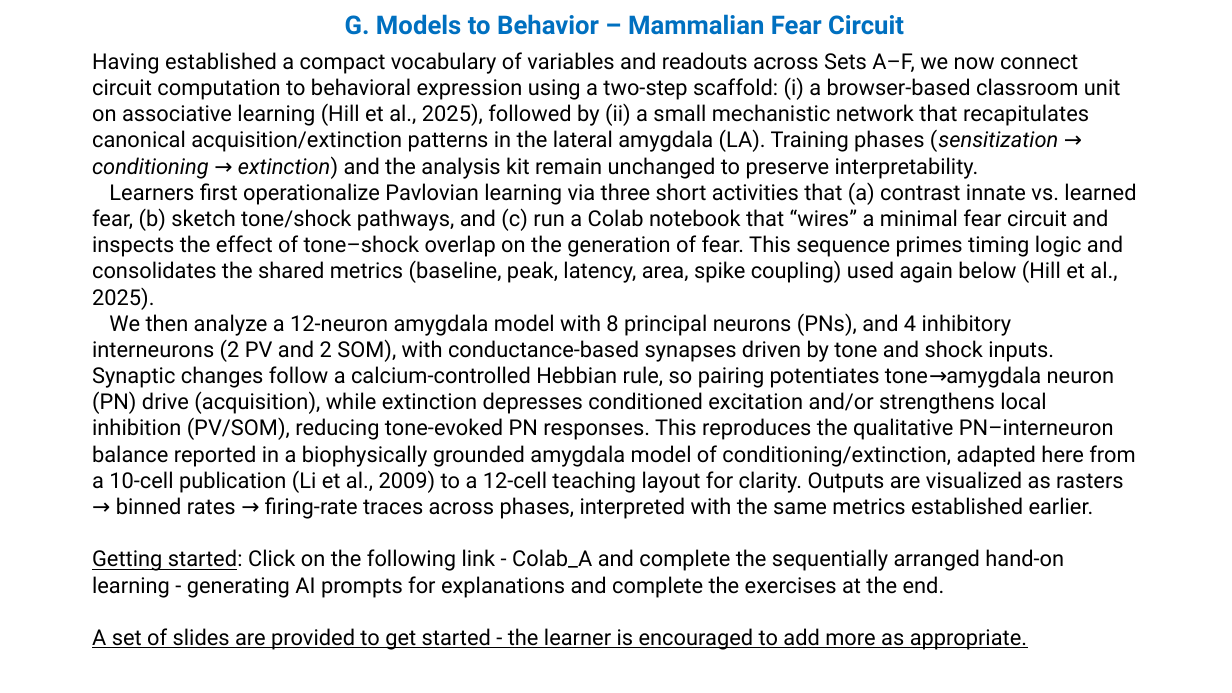
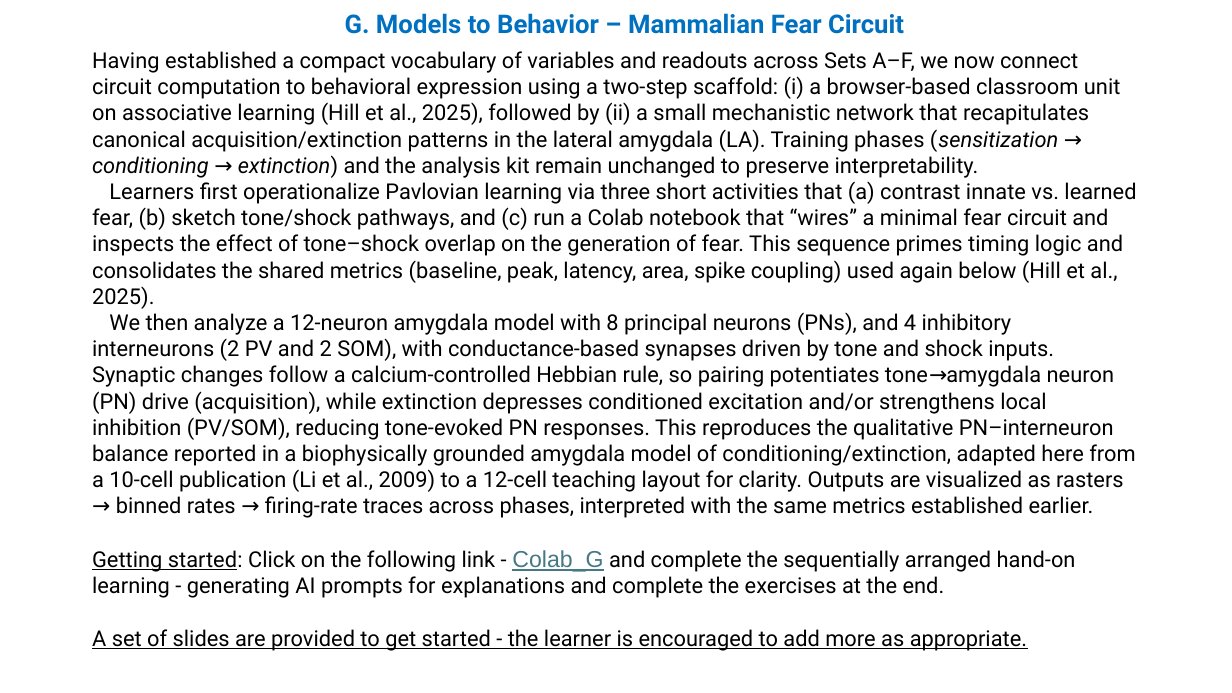
Before and after one commit to cyneuro/Chapter_Colabs, a slide deck: slide 1 of 0G. MechToBehavior.pptx. Drawn at 1232x693 pixels with LibreOffice and Linux fonts; fonts in the diff are those of the drawing. Boxes give left, top, right and bottom in pixels: in the first picture for what was removed or moved away, otherwise in the second. Text is boxed around its words. In the diff, an @@ line names an element or a change of style, - is before the commit and + after.

```diff
--- a/0G. MechToBehavior.pptx
+++ b/0G. MechToBehavior.pptx
@@ text at <box>92,550,1076,598</box>: text changed @@
-Getting started: Click on the following link - Colab_A and complete the sequentially arranged hand-on learning - generating AI prompts for explanations and complete the exercises at the end.
+Getting started: Click on the following link - Colab_G and complete the sequentially arranged hand-on learning - generating AI prompts for explanations and complete the exercises at the end.
```
Also in this commit, not shown: 7 other files.
